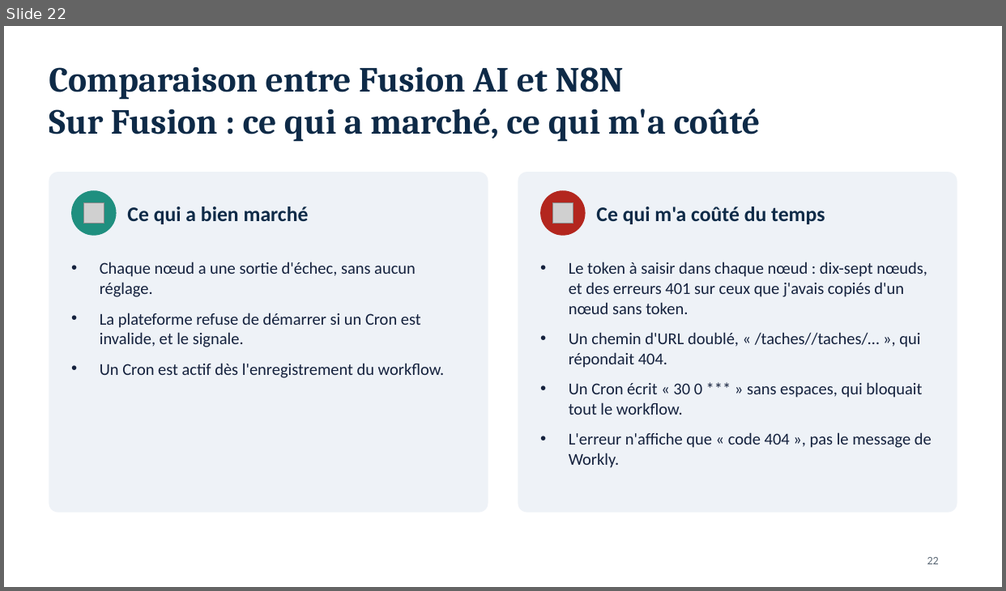
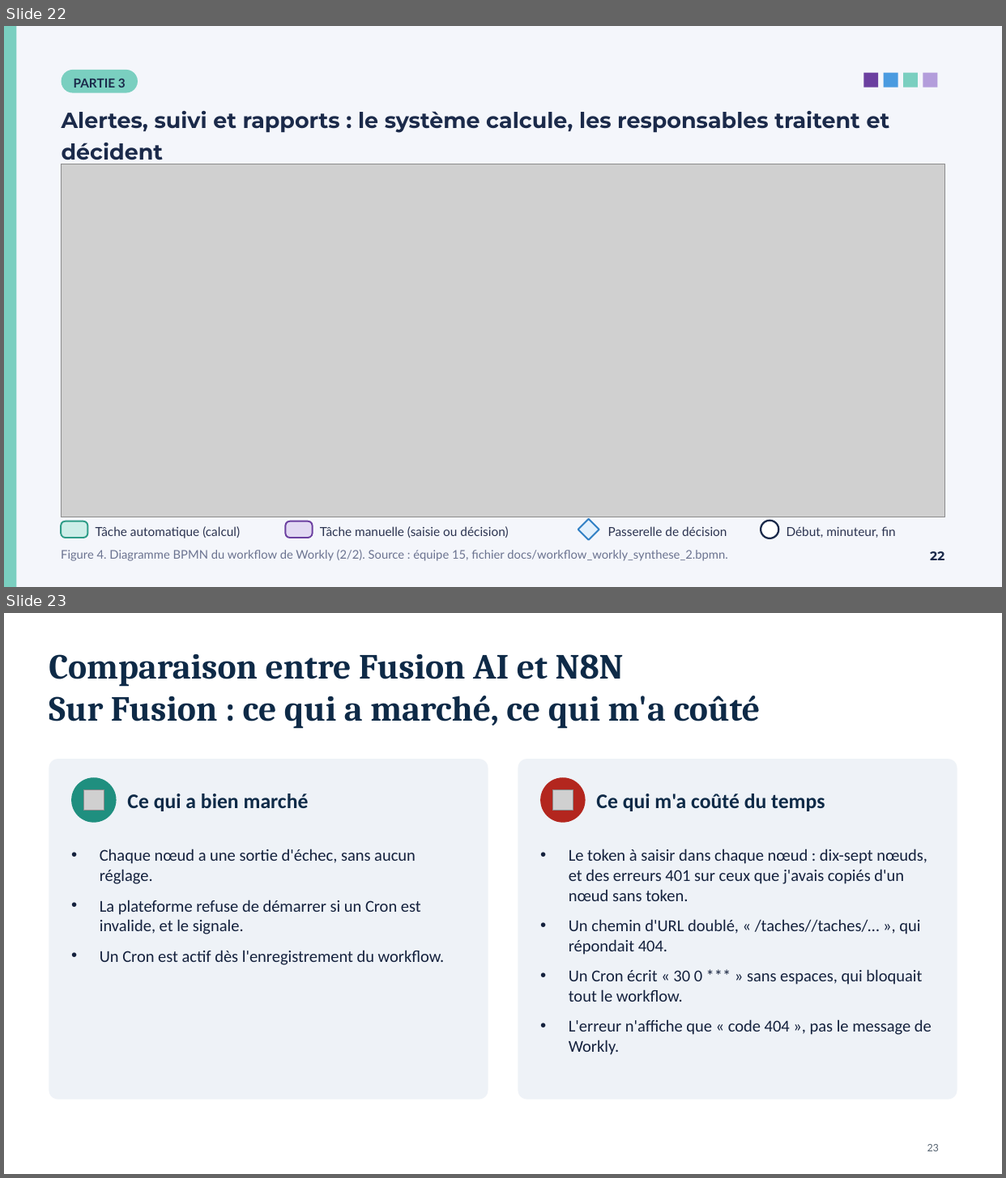
Before and after one commit to ibbraahim/NIT, a slide deck: docs/Livrable_03_Equipe_15.pptx. Shown one above the other, each under a label of ours: slide 22 before the commit, slides 22 and 23 after it. The pictures are 1006x591 and 1006x1178 pixels, drawn with LibreOffice and Linux fonts; fonts in the diff are those of the drawing; grey boxes stand for pictures. Boxes give left, top, right and bottom in pixels: in the first picture for what was removed or moved away, otherwise in the second. Text is boxed around its words. In the diff, an @@ line names an element or a change of style, - is before the commit and + after.

```diff
--- a/docs/Livrable_03_Equipe_15.pptx
+++ b/docs/Livrable_03_Equipe_15.pptx
@@ slide 22 added at (4, 26, 1002, 587), background #F4F6FB @@
@@ rectangle added at (4, 26, 17, 587), fill #7ACFC0 @@
@@ rounded rectangle added at (61, 70, 138, 92), fill #7ACFC0, 12 pt, text #1B2A4A, bold @@
+PARTIE 3
@@ rectangle added at (864, 72, 879, 87), fill #6B3FA0 @@
@@ rectangle added at (884, 72, 898, 87), fill #4A9BE0 @@
@@ rectangle added at (903, 72, 918, 87), fill #7ACFC0 @@
@@ rectangle added at (923, 72, 938, 87), fill #B39DDB @@
@@ title added at (62, 111, 890, 165), 21 pt, text #1B2A4A, bold @@
+Alertes, suivi et rapports : le système calcule, les responsables traitent et décident
@@ picture added at (61, 164, 945, 518) @@
@@ rounded rectangle added at (61, 522, 88, 538), fill #CDEEE8, outline #2E9C87 1.5 pt @@
@@ text added at (96, 527, 240, 539), 12 pt, text #2B3350 @@
+Tâche automatique (calcul)
@@ rounded rectangle added at (286, 522, 313, 538), fill #E2D9F3, outline #6B3FA0 1.5 pt @@
@@ text added at (320, 527, 508, 538), 12 pt, text #2B3350 @@
+Tâche manuelle (saisie ou décision)
@@ diamond added at (578, 519, 599, 540), fill #E3F0FC, outline #2F7FC4 1.5 pt @@
@@ text added at (608, 527, 727, 536), 12 pt, text #2B3350 @@
+Passerelle de décision
@@ ellipse added at (761, 521, 779, 539), fill #FFFFFF, outline #1B2A4A 1.75 pt @@
@@ text added at (786, 527, 895, 538), 12 pt, text #2B3350 @@
+Début, minuteur, fin
@@ text added at (61, 550, 727, 561), 11.5 pt, text #6B7390 @@
+Figure 4. Diagramme BPMN du workflow de Workly (2/2). Source : équipe 15, fichier docs/workflow_workly_synthese_2.bpmn.
@@ text added at (930, 552, 944, 561), 12 pt, text #1B2A4A, bold @@
+22
@@ what was slide 22 is now slide 23 @@
```
Also in this commit, not shown: 18 slides changed, 4 other files.
